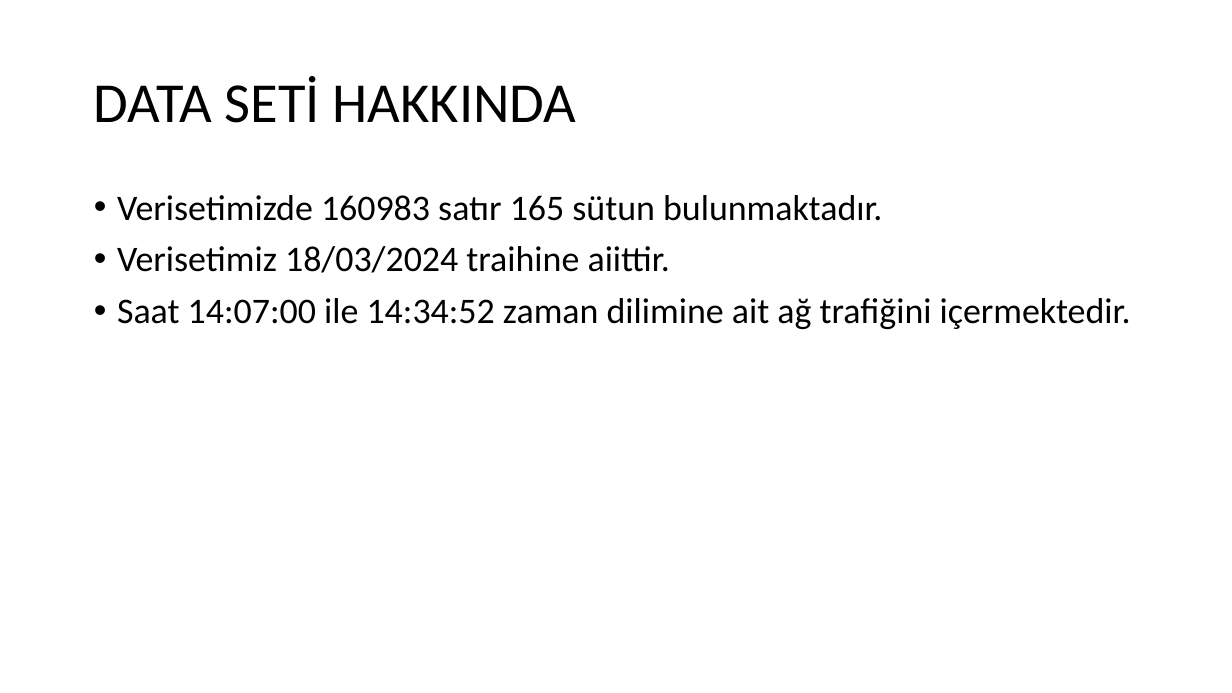
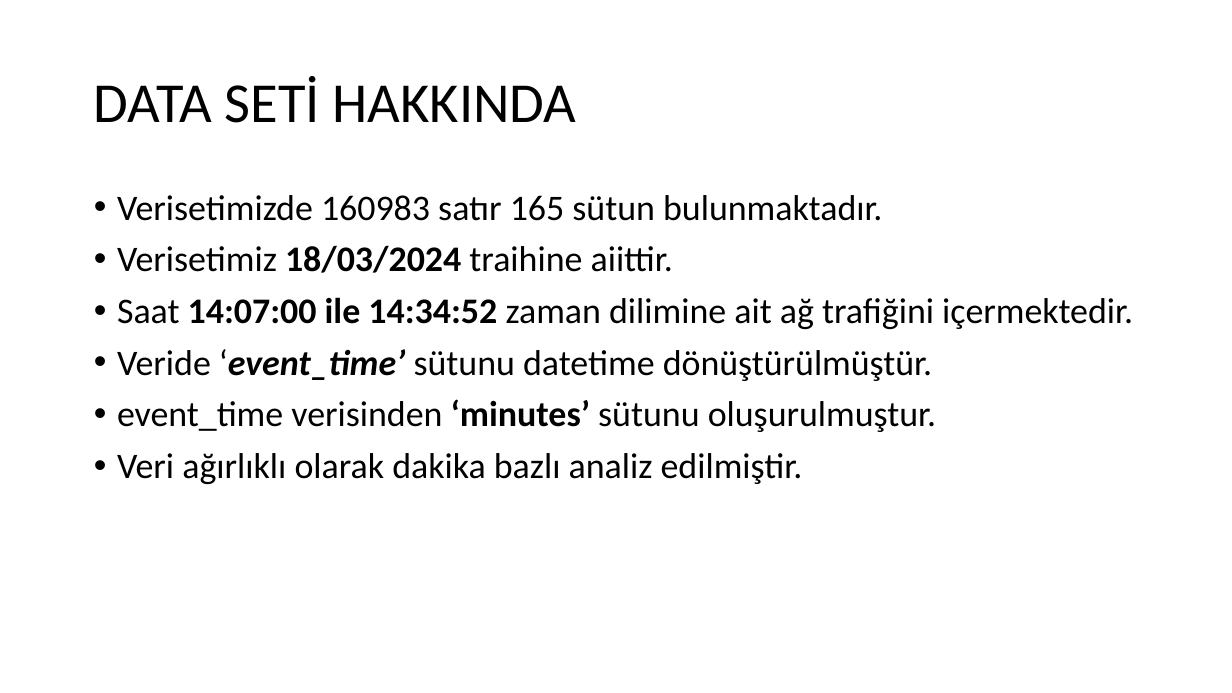
Before and after one commit to euphratesk/portf, a slide deck: slide 2 of Portfolio/ML/Classification Models/NextRay/NetworkTraffic.pptx. Drawn at 1232x693 pixels with LibreOffice and Linux fonts; fonts in the diff are those of the drawing. Boxes give left, top, right and bottom in pixels: in the first picture for what was removed or moved away, otherwise in the second. Text is boxed around its words. In the diff, an @@ line names an element or a change of style, - is before the commit and + after.

```diff
--- a/Portfolio/ML/Classification Models/NextRay/NetworkTraffic.pptx
+++ b/Portfolio/ML/Classification Models/NextRay/NetworkTraffic.pptx
@@ text at [117,245,1133,329]: bold on in "18/03/2024", "14:07:00 ile 14:34:52" @@
@@ text at [117,349,936,484]: paragraphs added @@
+• Veride ‘event_time’ sütunu datetime dönüştürülmüştür.
+• event_time verisinden ‘minutes’ sütunu oluşurulmuştur.
+• Veri ağırlıklı olarak dakika bazlı analiz edilmiştir.
```
Also in this commit, not shown: 7 other slides changed, 9 slides added, 2 other files.
